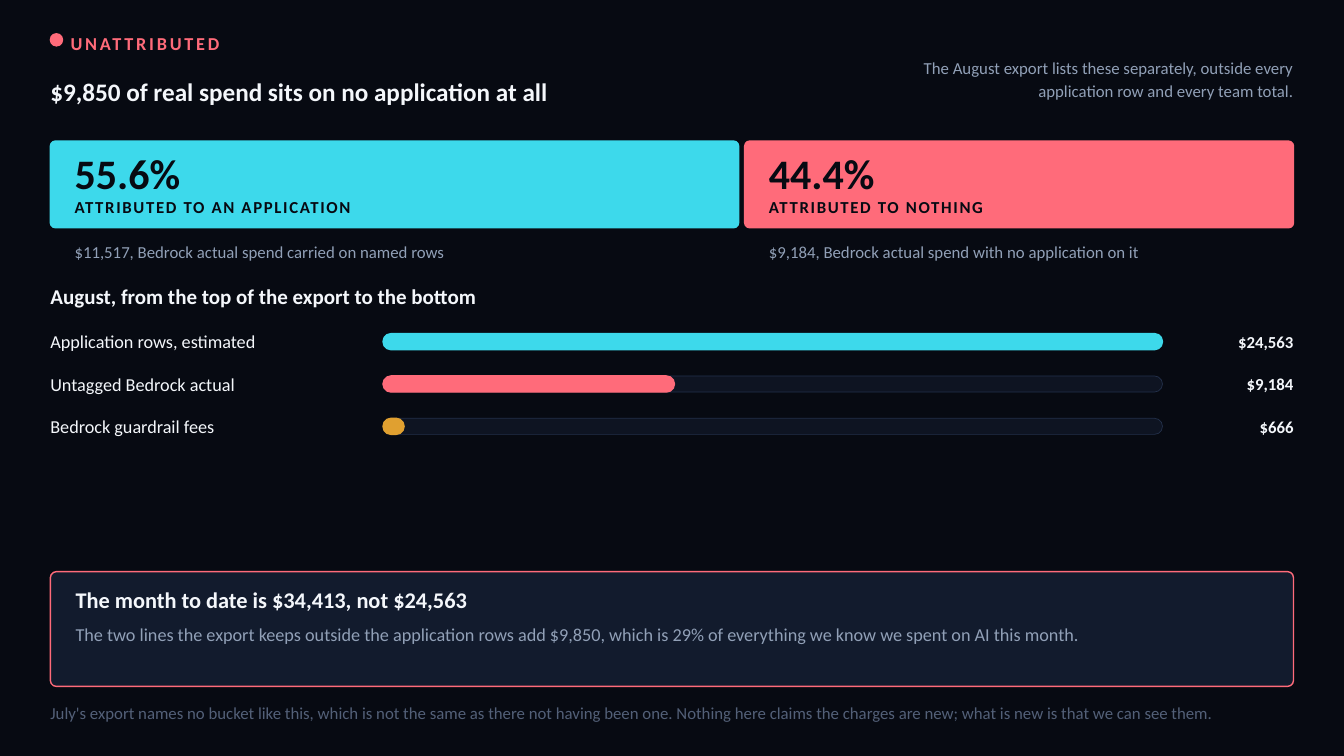
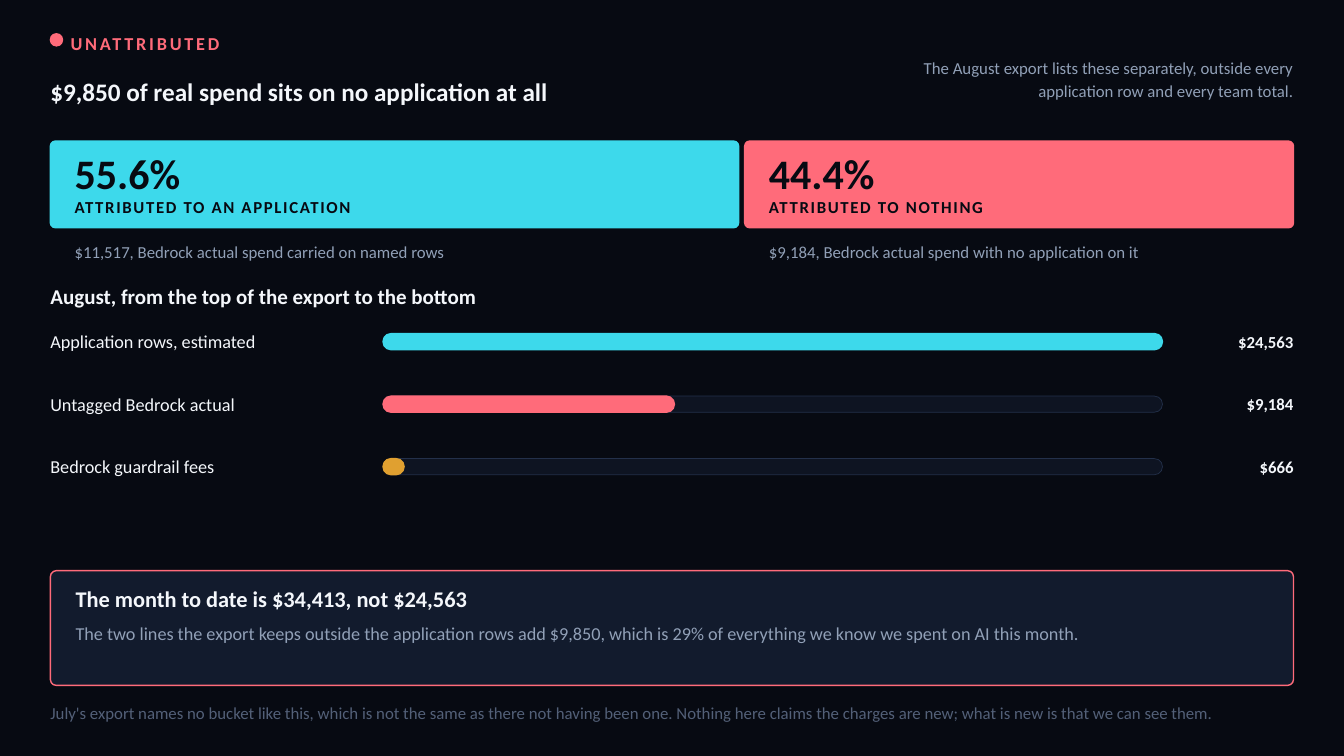
Before and after one commit to arielga5-code/Finops, a slide deck: slide 6 of deck/AI_Cost_August_2026_MTD.pptx. Drawn at 1344x756 pixels with LibreOffice and Linux fonts; fonts in the diff are those of the drawing. Boxes give left, top, right and bottom in pixels: in the first picture for what was removed or moved away, otherwise in the second. Text is boxed around its words. In the diff, an @@ line names an element or a change of style, - is before the commit and + after.

```diff
--- a/deck/AI_Cost_August_2026_MTD.pptx
+++ b/deck/AI_Cost_August_2026_MTD.pptx
@@ 2 texts, 2 rounded rectangles: place and size @@
-2 texts, 2 rounded rectangles at [50,376,1294,394]
+2 texts, 2 rounded rectangles at [50,396,1294,414]
@@ 2 texts, 2 rounded rectangles: place and size @@
-2 texts, 2 rounded rectangles at [50,418,1294,436]
+2 texts, 2 rounded rectangles at [50,459,1294,476]
```
Also in this commit, not shown: 15 other files.
